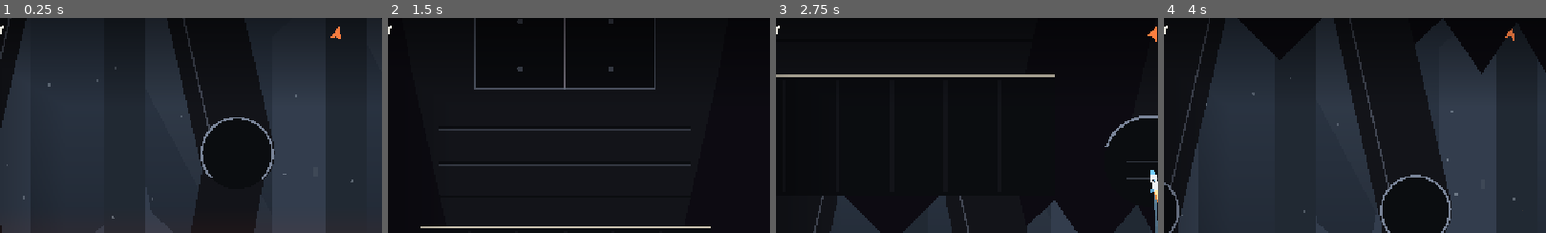
Above: before the commit, frames 1-4 (left to right).
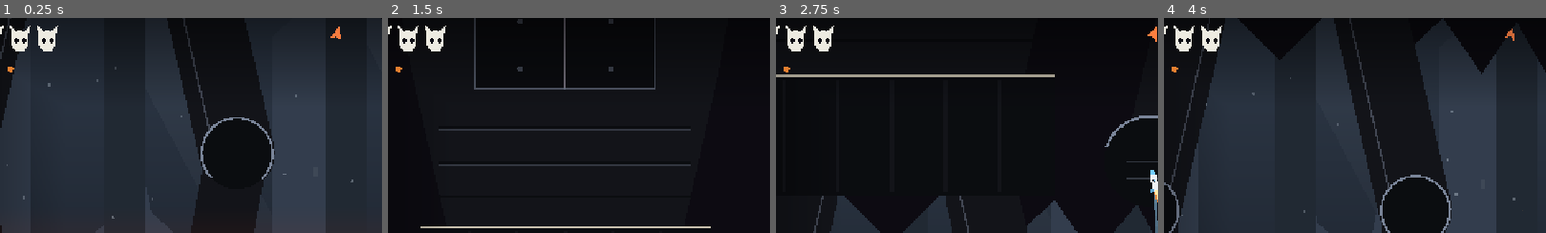
Above: after the commit, the same moments.

Repository: NeverB0re/parry-pierce
Game: Godot game, scene res://main.tscn
The game is run twice, just before and just after one commit, with the same random seed, the same clock (stepped at 60 frames per second) and the same inputs.
Inputs (mouse positions are % of the whole screen's width and height, from its top left):
- Up to frame 1 (0.25 s): no input
- Up to frame 2 (1.5 s): tap Enter at 0.5 s; move the mouse to (72, 45) at 0.52 s; tap R at 0.6 s; click (72, 45) at 0.67 s; tap Space at 0.77 s; drag from (30, 55) to (45, 70) at 1.27 s
- Up to frame 3 (2.75 s): move the mouse to (60, 28) at 2.02 s; tap R at 2.1 s; click (60, 28) at 2.17 s
- Up to frame 4 (4 s): drag from (45, 70) to (20, 35) at 2.77 s; move the mouse to (80, 65) at 3.52 s; tap R at 3.6 s; click (80, 65) at 3.67 s; tap Space at 3.77 s
The pictures show only the part of the screen within x 12-62%, y 1-51%; the shares and areas given below are measured in that part.

The runs differ from the first frame. In frame 1, 0.8% of the frame differs, in the area x 2-16%, y 3-26%; in frame 2, 0.8%; in frame 3, 0.8%; in frame 4, 0.8%.

Commit message:
Parry Pierce prototype v0.8
Player runs real-time during world slow-mo, slow ends on parry-dash hit and the parried arm returns, faster attack dashes, hits cost lives again (5 masks, target contact is reaction-only, longer stun), charge cooldown, unparryable eye laser sweep.

Co-Authored-By: Claude Opus 5.5 <noreply@anthropic.com>

Diff:
--- a/scripts/boss.gd
+++ b/scripts/boss.gd
@@ -61,6 +61,11 @@
 const RECOIL_TIME := 0.7
 const STAGGER_TIME := 1.0            # 밀려난 뒤 팔이 멈춰 관절이 드러나는 시간
 const FIST_R := 105.0
+const BEAM_WIND := 1.1               # 눈 레이저(패리 불가): 눈이 달아오르고 시작선이 표시된다
+const BEAM_SWEEP := 1.7              # 왼쪽 → 아래 → 오른쪽으로 긋는 시간
+const BEAM_FROM := PI + 0.2          # 시작 각도 (왼쪽, 살짝 위)
+const BEAM_TO := -0.2                # 끝 각도 (오른쪽, 살짝 위)
+const BEAM_HALF := 16.0              # 판정 반폭
 const BOLT_SPEED := 480.0
 const BOLT_SPEEDUP := 0.1            # 부위 하나 부술 때마다 탄 속도 +10%
 const BOLT_SPEEDUP_CORE := 0.15      # 최종 페이즈 추가 가속
@@ -86,6 +91,8 @@
 const C_WARN := Color(1.0, 0.3, 0.25)
 const C_PARRY := Color(1.0, 0.88, 0.35)          # 패리할 수 있는 것 = 금색 (탄, 휩쓰는 팔)
 const C_LAVA := Color(1.0, 0.35, 0.12)
+const C_UNPARRY := Color(0.6, 0.08, 0.36)       # 패리 불가 = 검붉은 보라 (회피 돌진으로만 피한다)
+const C_UNPARRY_CORE := Color(1.0, 0.62, 0.86)
 
 var phase := 1
 var open_t := 0.0
@@ -100,6 +107,7 @@
 var bolts: Array[Dictionary] = []
 var next_t := 2.5
 var eye_glow := 0.0
+var beam_glow := 0.0                 # 레이저 직전·중 눈이 보랏빛으로 달아오름
 var cannon_glow: Array[float] = [0.0, 0.0]   # 발사 전 포구가 달아오르는 정도
 var strike_glow := false             # 플레이어가 공격 돌진 중 = 타격점이 드러난다
 var focus_glow := 0.0                # 방향 지정·차지 중: 노릴 수 있는 표적 강조 (0~1)
@@ -138,6 +146,7 @@
 	bolts.clear()
 	next_t = 2.5
 	eye_glow = 0.0
+	beam_glow = 0.0
 	cannon_glow = [0.0, 0.0]
 	dead = false
 	death_t = 0.0
@@ -412,6 +421,46 @@
 			bolts.erase(hb["bolt"])
 
 
+## 패리로 밀려난 팔: 패리 돌진이 끝나면 경직을 풀고 바로 제자리로
+func release_stagger() -> void:
+	if atk.get("kind", "") == "swing" and (atk["phase"] == "recoil" or atk["phase"] == "stagger"):
+		atk["phase"] = "return"; atk["t"] = 0.0
+
+
+## 레이저 끝점: 눈에서 쏜 광선이 벽·천장·용암에 닿는 곳
+func beam_end(th: float) -> Vector2:
+	var d := Vector2.from_angle(th)
+	var k := 99999.0
+	if d.x < -0.001:
+		k = minf(k, (-1150.0 - HEAD_POS.x) / d.x)
+	elif d.x > 0.001:
+		k = minf(k, (1150.0 - HEAD_POS.x) / d.x)
+	if d.y > 0.001:
+		k = minf(k, (0.0 - HEAD_POS.y) / d.y)
+	elif d.y < -0.001:
+		k = minf(k, (-3300.0 - HEAD_POS.y) / d.y)
+	return HEAD_POS + d * k
+
+
+## 레이저 판정(패리 불가). 이번 프레임에 광선이 쓸고 지나간 부채꼴 안이면 맞는다 → 밀려날 방향, 아니면 ZERO
+func beam_hit(p: Vector2, r: float) -> Vector2:
+	if dead or atk.get("kind", "") != "beam" or atk["phase"] != "sweep":
+		return Vector2.ZERO
+	var rel := p - HEAD_POS
+	var dist := rel.length()
+	if dist < 1.0:
+		return Vector2.ZERO
+	var th: float = atk["th"]
+	var th_prev: float = atk["th_prev"]
+	var d := wrapf(th_prev - rel.angle(), -PI, PI)      # 광선은 각도가 줄어드는 방향으로 돈다
+	var w := (BEAM_HALF + r) / dist
+	if d < -w or d > (th_prev - th) + w:
+		return Vector2.ZERO
+	if dist > HEAD_POS.distance_to(beam_end(rel.angle())) + r:
+		return Vector2.ZERO
+	return Vector2.from_angle(th - PI * 0.5)           # 쓸고 가는 방향으로 밀려난다
+
+
 func on_hit_player(hb: Dictionary) -> void:
 	if hb["id"] == "bolt":
 		bolts.erase(hb["bolt"])
@@ -442,6 +491,7 @@
 			phase = 3
 			events.append({"type": "core_ready", "pos": heart_pos()})
 	eye_glow = move_toward(eye_glow, 0.0, dt * 2.0)
+	beam_glow = move_toward(beam_glow, 0.0, dt * 2.0)
 	for i in 2:
 		cannon_glow[i] = move_toward(cannon_glow[i], 0.0, dt * 2.0)
 	_step_bolts(dt)
@@ -456,6 +506,7 @@
 			"swing": _step_swing(dt, ppos)
 			"volley": _step_volley(ppos)
 			"burst": _step_burst()
+			"beam": _step_beam()
 	queue_redraw()
 
 
@@ -475,14 +526,17 @@
 	if ppos.y > LOW_ZONE_Y and roll < 0.6:      # 용암 근처: 아래에서 솟는 탄막 위주
 		_start_erupt(ppos)
 		return
-	if roll < 0.22:
+	if roll < 0.2:
 		_start_erupt(ppos)
 		return
-	if arm >= 0 and (roll < 0.6 or not can_shoot):
+	if roll < 0.36:                               # 패리 불가 눈 레이저
+		atk = {"kind": "beam", "phase": "wind", "t": 0.0, "th": BEAM_FROM, "th_prev": BEAM_FROM}
+		return
+	if arm >= 0 and (roll < 0.64 or not can_shoot):
 		atk = {"kind": "swing", "phase": "wind", "t": 0.0, "arm": arm}
 		_aim_swing(arm, ppos)
 	elif can_shoot:
-		if roll < 0.82:
+		if roll < 0.86:
 			atk = {"kind": "volley", "t": 0.0, "shots": 0}
 		else:
 			atk = {"kind": "burst", "t": 0.0}
@@ -625,6 +679,24 @@
 			fists[a] = fists[a].lerp(FIST_IDLE[a], minf(1.0, dt * 3.0))
 			if tt >= 1.4:
 				fists[a] = FIST_IDLE[a]
+				_finish()
+
+
+## 눈 레이저: 왼쪽에서 아래를 지나 오른쪽까지 맵을 긋는다. 패리 불가 → 회피 돌진 무적으로 통과
+func _step_beam() -> void:
+	var tt: float = atk["t"]
+	match atk["phase"]:
+		"wind":
+			beam_glow = minf(1.0, tt / BEAM_WIND)
+			if tt >= BEAM_WIND:
+				atk["phase"] = "sweep"; atk["t"] = 0.0
+				events.append({"type": "beam", "pos": HEAD_POS})
+		"sweep":
+			beam_glow = 1.0
+			var k := minf(1.0, tt / BEAM_SWEEP)
+			atk["th_prev"] = atk["th"]
+			atk["th"] = lerpf(BEAM_FROM, BEAM_TO, k * k * (3.0 - 2.0 * k) * 0.3 + k * 0.7)
+			if k >= 1.0:
 				_finish()
 
 
@@ -974,9 +1046,14 @@
 	for e in EYES:
 		draw_circle(e, 32.0 + eye_glow * 32.0, Color(C_EYE, 0.16 * glow))
 		draw_circle(e, 10.0 + eye_glow * 6.0, Color(C_EYE, glow))
+		if beam_glow > 0.0:                          # 레이저: 보랏빛으로 달아오른다
+			draw_circle(e, 30.0 + beam_glow * 40.0, Color(C_UNPARRY, 0.35 * beam_glow))
+			draw_circle(e, 8.0 + beam_glow * 10.0, Color(C_UNPARRY_CORE, beam_glow))
 
 
 func _draw_telegraphs() -> void:
+	if atk.get("kind", "") == "beam":
+		_draw_beam()
 	if atk.get("kind", "") == "erupt" and int(atk["fired"]) < ERUPT_GLOBS:
 		# 용암 분출 경고: 분출 지점의 용암이 부글거리고, 솟을 높이까지 희미한 기둥
 		var k := clampf(float(atk["t"]) / (STOMP_LIFT_TIME + STOMP_SLAM_TIME), 0.0, 1.0)
@@ -1029,6 +1106,36 @@
 			draw_colored_polygon(PackedVector2Array([at + tangent * 40.0, at - tangent * 12.0 + radial * 26.0, at - tangent * 12.0 - radial * 26.0]), Color(1, 0.9, 0.7, 0.3 + 0.45 * k))
 
 
+## 눈 레이저 (패리 불가 = 검붉은 보라)
+func _draw_beam() -> void:
+	if atk["phase"] == "wind":
+		# 경고: 시작선이 점점 진해지고, 긋는 방향(왼→아래→오른)을 화살표로 보여준다
+		var k := clampf(float(atk["t"]) / BEAM_WIND, 0.0, 1.0)
+		var blink := 0.6 + 0.4 * sin(t * 30.0)
+		for e in EYES:
+			draw_line(e, beam_end(BEAM_FROM), Color(C_UNPARRY, (0.15 + 0.5 * k) * blink), 2.0 + 6.0 * k)
+		for f in [0.2, 0.4, 0.6, 0.8]:
+			var th: float = lerpf(BEAM_FROM, BEAM_TO, f)
+			var radial := Vector2.from_angle(th)
+			var tangent := Vector2.from_angle(th - PI * 0.5)
+			var at := HEAD_POS + radial * 700.0
+			draw_colored_polygon(PackedVector2Array([at + tangent * 40.0, at - tangent * 12.0 + radial * 24.0, at - tangent * 12.0 - radial * 24.0]), Color(C_UNPARRY, 0.15 + 0.4 * k))
+		return
+	var end := beam_end(float(atk["th"]))
+	var fl := randf_range(0.9, 1.1)
+	for e in EYES:
+		draw_line(e, end, Color(C_UNPARRY, 0.22), 70.0 * fl)
+		draw_line(e, end, Color(C_UNPARRY, 0.75), 30.0 * fl)
+		draw_line(e, end, Color(C_UNPARRY_CORE, 0.95), 9.0)
+	# 지나간 자리의 잔광
+	var trail_th: float = minf(BEAM_FROM, float(atk["th"]) + 0.25)
+	for j in 5:
+		var th := lerpf(float(atk["th"]), trail_th, (j + 1) / 5.0)
+		draw_line(HEAD_POS, beam_end(th), Color(C_UNPARRY, 0.08 * (1.0 - j / 5.0)), 24.0)
+	draw_circle(end, 60.0 * fl, Color(C_UNPARRY, 0.35))
+	draw_circle(end, 26.0, Color(C_UNPARRY_CORE, 0.9))
+
+
 ## 탄 = 패리할 수 있는 것 → 금색. 용암 덩어리는 붉은 겉불 + 금색 심
 func _draw_bolts() -> void:
 	for b in bolts:
--- a/scripts/hud.gd
+++ b/scripts/hud.gd
@@ -81,6 +81,12 @@
 
 		else:
 			draw_arc(c, 8.0, 0.0, TAU, 20, Color(0.7, 0.7, 0.75, 0.5), 2.0)
+	# 차지 쿨다운: 다시 차지할 수 있을 때까지 주황 링이 차오른다
+	var cc := Vector2(86 + Player.GAUGE_MAX * 24 + 10, 94)
+	if pl.charge_cd > 0.0:
+		draw_arc(cc, 7.0, -PI * 0.5, -PI * 0.5 + TAU * (1.0 - pl.charge_cd / Player.CHARGE_COOLDOWN), 20, Color(1.0, 0.55, 0.2, 0.6), 2.5)
+	else:
+		draw_circle(cc, 5.0, Color(1.0, 0.55, 0.2, 0.9))
 
 	_draw_target_marker(s, boss)
 
--- a/scripts/main.gd
+++ b/scripts/main.gd
@@ -15,9 +15,8 @@
 const AIM_ZOOM := 0.82             # 방향 지정 중엔 물러나 표적을 넓게 본다
 const CHARGE_ZOOM := 0.85            # 차징 중에만 물러난다
 const AIM_SLOW := 0.08             # 방향 지정 중 월드 시간 배율
-const PERFECT_SLOW := 0.5          # PERFECT 패리 돌진 중 시간 배율 (타격 판정이 끝날 때까지)
-const PERFECT_SLOW_EASE := 0.15    # 슬로우가 풀리는 시간
-const LIVES := 3
+const DASH_SLOW := 0.5             # 패리 돌진 중 월드 시간 배율 (적중·종료 즉시 원래 속도). 플레이어는 항상 실시간
+const LIVES := 5                   # 피격 −1, 용암 −1
 const RESPAWN_DELAY := 1.3         # 용암에 빠진 뒤 재출격까지
 const RESPAWN_INVULN := 1.5
 const PLAT_SINK_TIME := 1.0        # 발사 후 발판이 가라앉는 시간
@@ -41,7 +40,6 @@
 var lives := LIVES
 var dead_t := 0.0
 var respawn_t := 0.0
-var slow_k := 1.0                  # PERFECT 슬로우 배율 (부드럽게 변함)
 var plat_on := true                # 발판 위에 설 수 있는가
 var plat_sink := 0.0               # 0 = 떠 있음, 1 = 가라앉음
 var plat_dir := 0.0                # +1 가라앉는 중, -1 떠오르는 중
@@ -112,7 +110,6 @@
 	lives = LIVES
 	hitstop = 0.0
 	slowmo = 0.0
-	slow_k = 1.0
 	_raise_platform(true)
 	player.reset(spawn, spawn_on_platform)
 	hud.clear_banner()
@@ -168,19 +165,15 @@
 		player.aim_left -= delta          # 방향 지정 시간은 실시간
 		if player.aim_left <= 0.0:
 			player.launch_parry_dash()
-	# PERFECT 패리 돌진: 타격 판정이 끝날 때까지 슬로우, 끝나면 부드럽게 풀림
-	var slow_target := PERFECT_SLOW if player.perfect_dash else 1.0
-	slow_k = move_toward(slow_k, slow_target, delta / PERFECT_SLOW_EASE * (1.0 - PERFECT_SLOW))
-	if player.perfect_dash:
-		slow_k = PERFECT_SLOW
+	# 슬로우는 월드에만: 방향 지정 중, 그리고 패리 돌진이 적중하거나 끝날 때까지
 	var dt := delta
 	if player.aim_phase:
 		dt *= AIM_SLOW
 	elif slowmo > 0.0:
 		slowmo -= delta
 		dt *= 0.3
-	else:
-		dt *= slow_k
+	elif player.dash_kind == "power":
+		dt *= DASH_SLOW
 	if state == State.PLAY:
 		run_time += dt
 	_update_platform(dt)
@@ -191,7 +184,7 @@
 		if player.aim_phase else Player.CHARGE_SPEED * Player.CHARGE_DASH_TIME
 	boss.step(dt, player.position)
 	_drain_boss_events()
-	player.step(dt)
+	player.step(delta)
 	if state == State.PLAY:
 		_check_attacks()
 	elif state == State.RESPAWN:
@@ -233,6 +226,10 @@
 
 func _check_attacks() -> void:
 	var p: Vector2 = player.position
+	var beam_push: Vector2 = boss.beam_hit(p, Player.RADIUS)   # 패리 불가: 회피 돌진(무적)으로만 피한다
+	if beam_push != Vector2.ZERO and not player.is_immune():
+		hurt_player(beam_push)
+		return
 	var reach: float = player.parry_reach()
 	for hb in boss.hitboxes(p):
 		if not boss.overlaps(hb, p, reach):
@@ -249,8 +246,8 @@
 			return
 
 
-## 피격 = 스턴 (HP 없음). 잠시 조작을 잃고 추락 → 용암 위험
-func hurt_player(push: Vector2) -> void:
+## 피격 = 목숨 −1 + 스턴. 잠시 조작을 잃고 추락 → 용암 위험
+func hurt_player(push: Vector2, damage := true) -> void:
 	var p: Vector2 = player.position
 	player.on_hurt(push)
 	hitstop = 0.07
@@ -258,14 +255,20 @@
 	hud.flash(0.25, Color(0.9, 0.1, 0.1))
 	fx.burst(p, 14, Color(0.9, 0.15, 0.15), 500.0)
 	sfx.play("hurt")
-
-
-## 표적(부위·갑옷·심장)에 공격 돌진이 아닐 때 닿음 → 스턴
+	if damage:
+		lives -= 1
+		if lives <= 0:
+			player.frozen = true
+			fx.burst(p, 40, Color(0.9, 0.2, 0.15), 900.0, 0.8, 5.0)
+			_die()
+
+
+## 표적(부위·갑옷·심장)에 공격 돌진이 아닐 때 닿음 → 튕겨남·스턴만 (피해 없음)
 func touch_hurt(hit: Dictionary, pos: Vector2) -> void:
 	var push: Vector2 = pos - boss.hit_center(hit)
 	if push.length() < 0.1:
 		push = Vector2.UP
-	hurt_player(push)
+	hurt_player(push, false)
 
 
 func _parry_feedback(p: Vector2, perfect: bool, hb: Dictionary) -> void:
@@ -304,6 +307,11 @@
 				sfx.play("stomp", 2.0)
 				fx.burst(pos, 30, Color(1.0, 0.45, 0.15, 0.9), 700.0, 0.7, 5.0, 1200.0, Vector2.UP, PI * 0.4)
 				fx.ring(pos, Color(1.0, 0.5, 0.2, 0.6), 360.0, 0.35, 6.0)
+			"beam":                             # 패리 불가 레이저 발사
+				shake = maxf(shake, 16.0)
+				sfx.play("dash", 6.0, 0.0)
+				sfx.play("break", -4.0, 0.0)
+				hud.flash(0.12, Color(0.6, 0.1, 0.4))
 			"erupt":
 				sfx.play("bolt", -6.0)
 				shake = maxf(shake, 5.0)
@@ -409,6 +417,11 @@
 	player.reset(SPAWN, true)
 	player.invuln = RESPAWN_INVULN
 	sfx.play("land", 0.0)
+
+
+## 패리 돌진 종료(적중 또는 빗나감): 패리로 밀려난 팔은 바로 제자리로
+func on_power_dash_end() -> void:
+	boss.release_stagger()
 
 
 func on_parry_launch(pos: Vector2, dir: Vector2) -> void:
--- a/scripts/player.gd
+++ b/scripts/player.gd
@@ -18,8 +18,9 @@
 const CHARGE_TIME := 0.6         # 좌클릭을 이만큼 누르면 차지 완료 → 떼면 공격 돌진 (짧게 떼면 회피)
 const CHARGE_HOVER := 0.15       # 이 시간 이상 누르면 차지 자세(공중 정지)로 들어간다
 const CHARGE_AUTO := 0.5         # 차지 완료 후 이 시간이 지나면 자동 발사
-const CHARGE_SPEED := 2400.0     # 차지 돌진: 사거리 720px
-const CHARGE_DASH_TIME := 0.3
+const CHARGE_SPEED := 3600.0     # 차지 돌진: 빠르게 꽂힌다. 사거리 약 790px
+const CHARGE_DASH_TIME := 0.22
+const CHARGE_COOLDOWN := 1.5     # 차지 돌진 후 다시 차지할 수 있을 때까지 (그동안 좌클릭 = 즉시 회피)
 const CHARGE_DAMAGE := 1
 const CHARGE_GRACE := 0.5        # 차지 돌진이 빗나가 끝난 직후 무적
 const GAUGE_MAX := 3             # 회피 1칸, 차지 1칸, 패리 성공 시 가득. 자연 회복 없음
@@ -31,9 +32,9 @@
 const PARRY_REACH := 30.0        # 패리 판정은 몸보다 이만큼 넓다
 const AIM_TIME := 0.84           # 패리 성공 후 방향을 정하는 슬로우 시간(실시간 초)
 const AIM_TIME_PERFECT := 1.2
-const PARRY_DASH_SPEED := 2400.0 # 패리 돌진: 주력 공격
-const PARRY_DASH_SPEED_PERFECT := 2700.0
-const PARRY_DASH_TIME := 0.3
+const PARRY_DASH_SPEED := 3600.0 # 패리 돌진: 주력 공격. 월드가 느려져도 플레이어는 실시간
+const PARRY_DASH_SPEED_PERFECT := 4000.0
+const PARRY_DASH_TIME := 0.22
 const POWER_DAMAGE := 3
 const POWER_RADIUS := 8.0        # 패리 돌진은 타격 범위도 넓다
 const POWER_GRACE := 0.7
@@ -42,7 +43,7 @@
 const BOUNCE_STEER := 750.0      # 튕길 때 마우스 좌우 방향으로 더하는 가로 속도 (좌우 조종)
 const BOUNCE_THRUST := 2.0       # 튕겨나는 동안 좌우 추진 배율
 const STRIKE_SHIELD := 0.9       # 직격 후 튕겨나는 동안 무적 시간
-const STUN_TIME := 0.6           # 피격(공격/표적 접촉) → 조작 불가
+const STUN_TIME := 0.9           # 피격(공격/표적 접촉) → 조작 불가
 const STUN_INVULN := 0.4         # 스턴이 끝난 뒤 추가 무적
 const HURT_PUSH := 500.0
 const HURT_POP := 380.0          # 맞으면 살짝 솟구친다
@@ -71,7 +72,8 @@
 var dash_t := 0.0
 var dash_kind := ""              # "evade" | "charge" | "power"
 var dash_total := EVADE_TIME
-var perfect_dash := false        # PERFECT 패리 돌진 중 (슬로우모션)
+var perfect_dash := false        # PERFECT 패리 돌진
+var charge_cd := 0.0             # 차지 쿨다운
 var charging := false            # 좌클릭 누르는 중
 var charge_t := 0.0
 var charged_notified := false
@@ -108,6 +110,7 @@
 	charge_t = 0.0
 	bouncing = false
 	dash_cd = 0.0
+	charge_cd = 0.0
 	parry_active = false
 	parry_held = false
 	parry_cd = 0.0
@@ -151,6 +154,9 @@
 		return
 	if charging or not can_dash():
 		return
+	if charge_cd > 0.0:                 # 차지 쿨다운 중엔 바로 회피
+		try_dash()
+		return
 	gauge -= 1
 	charging = true
 	charge_t = 0.0
@@ -188,6 +194,7 @@
 	if kind == "charge":
 		spd = CHARGE_SPEED
 		dash_total = CHARGE_DASH_TIME
+		charge_cd = CHARGE_COOLDOWN
 	dash_t = dash_total
 	dash_cd = dash_total + DASH_COOLDOWN
 	vel = aim * spd
@@ -223,7 +230,7 @@
 	parry_active = false
 	parry_cd = 0.0
 	dash_t = 0.0
-	dash_kind = ""
+	_end_dash()
 	on_platform = false
 	launch_t = 0.0
 	vel = Vector2.ZERO
@@ -278,6 +285,7 @@
 		return
 
 	dash_cd = maxf(0.0, dash_cd - dt)
+	charge_cd = maxf(0.0, charge_cd - dt)
 	parry_cd = maxf(0.0, parry_cd - dt)
 	invuln = maxf(0.0, invuln - dt)
 	shield_t = maxf(0.0, shield_t - dt)
@@ -320,8 +328,7 @@
 			if grace > 0.0:                   # 무적 여유는 패리 돌진/차지 돌진만
 				shield_max = grace
 				shield_t = grace
-			dash_kind = ""
-			perfect_dash = false
+			_end_dash()
 	elif launch_t > 0.0:
 		pass                                  # 발사 직후: 중력 없이 곧게 솟는다
 	else:
@@ -401,7 +408,7 @@
 			on_platform = true
 			vel = Vector2.ZERO
 			dash_t = 0.0
-			dash_kind = ""
+			_end_dash()
 			return
 		# 용암
 		if position.y > -RADIUS * 0.3:
@@ -409,6 +416,15 @@
 			return
 
 
+## 공격 돌진 종료(적중·빗나감 모두). 패리 돌진이 끝나면 슬로우가 풀리고 밀려난 팔이 돌아간다
+func _end_dash() -> void:
+	var was_power := dash_kind == "power"
+	dash_kind = ""
+	perfect_dash = false
+	if was_power:
+		main.on_power_dash_end()
+
+
 func _on_strike(hit: Dictionary) -> void:
 	if hit["kind"] == "heart":
 		main.on_heart_pierced(position)
@@ -418,8 +434,7 @@
 	gauge = mini(GAUGE_MAX, gauge + 1)           # 타격 성공 → 돌진 연료 1칸 환급
 	main.on_strike(hit, POWER_DAMAGE if power else CHARGE_DAMAGE, position, dir, power)
 	dash_t = 0.0
-	dash_kind = ""
-	perfect_dash = false
+	_end_dash()
 	bouncing = true
 	shield_t = STRIKE_SHIELD                     # 튕겨나는 동안 무적
 	shield_max = STRIKE_SHIELD
Not shown, changed: README.md
Not shown, changed: docs/DESIGN.md
